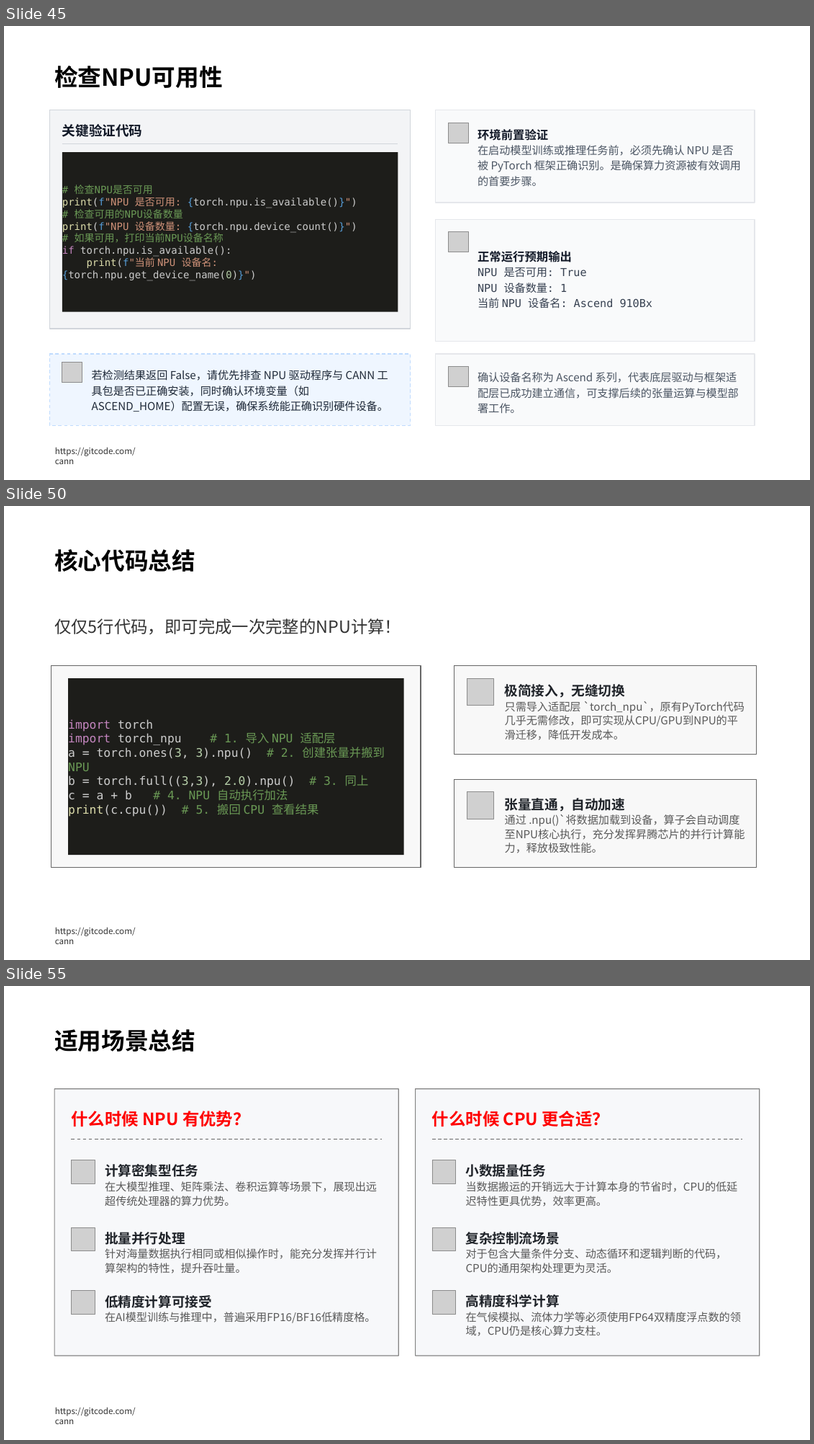
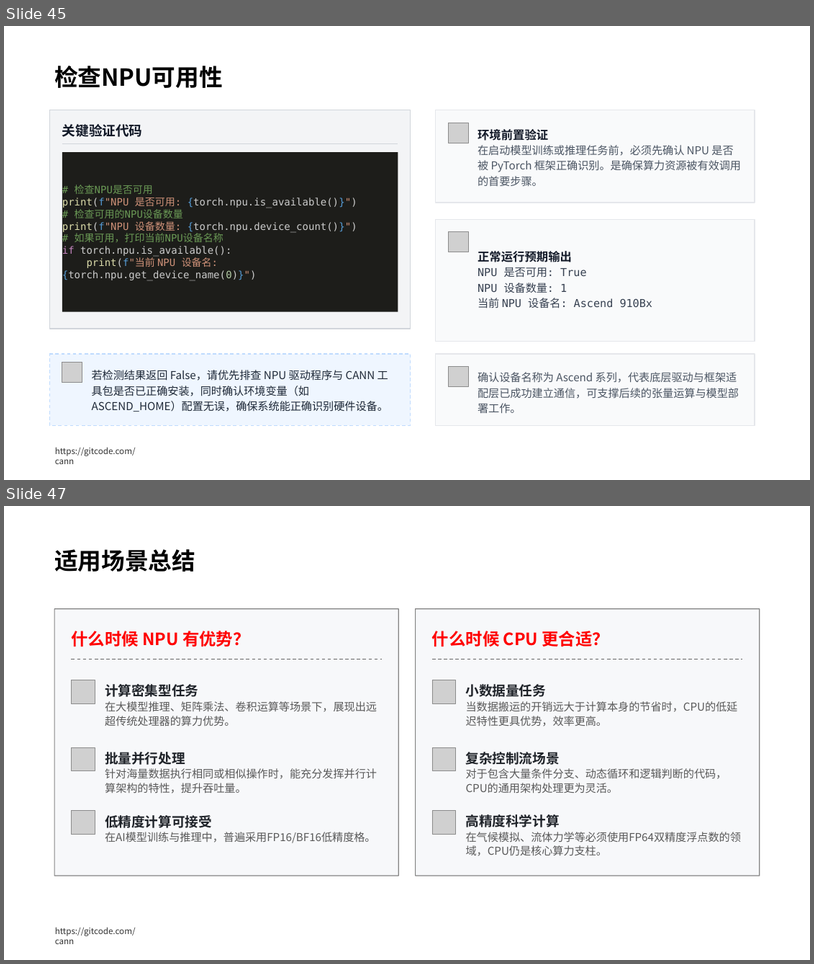
Before and after one commit to hicann/cann-learning-hub, a slide deck: quick_start/cann_basics/slides/artificial_intelligence_basics.pptx. Shown one above the other, each under a label of ours: slides 45, 50 and 55 before the commit, slides 45 and 47 after it; the slides between them are not shown. The pictures are 814x1444 and 814x964 pixels, drawn with LibreOffice and Linux fonts; fonts in the diff are those of the drawing; grey boxes stand for pictures; background and template pictures are left out. Boxes give left, top, right and bottom in pixels: in the first picture for what was removed or moved away, otherwise in the second. Text is boxed around its words. In the diff, an @@ line names an element or a change of style, - is before the commit and + after.

```diff
--- a/quick_start/cann_basics/slides/artificial_intelligence_basics.pptx
+++ b/quick_start/cann_basics/slides/artificial_intelligence_basics.pptx
@@ slide 50 removed at [4, 506, 810, 960], background #FFFFFF; not listed: 1 template element that a slide beside it also shows @@
@@ text removed at [54, 549, 196, 572] @@
-核心代码总结
@@ text removed at [54, 618, 401, 634] @@
-仅仅5行代码，即可完成一次完整的NPU计算！
@@ rounded rectangle removed at [51, 666, 420, 867] @@
@@ rectangle removed at [68, 678, 404, 854] @@
-import torch
-import torch_npu # 1. 导入 NPU 适配层
-a = torch.ones(3, 3).npu() # 2. 创建张量并搬到 NPU
-b = torch.full((3,3), 2.0).npu() # 3. 同上
-c = a + b # 4. NPU 自动执行加法
-print(c.cpu()) # 5. 搬回 CPU 查看结果
@@ rounded rectangle removed at [454, 666, 756, 754] @@
@@ picture removed at [467, 678, 494, 705] @@
@@ text removed at [505, 684, 745, 740] @@
-极简接入，无缝切换
-只需导入适配层 `torch_npu`，原有PyTorch代码几乎无需修改，即可实现从CPU/GPU到NPU的平滑迁移，降低开发成本。
@@ rounded rectangle removed at [454, 779, 756, 867] @@
@@ picture removed at [467, 791, 494, 818] @@
@@ text removed at [505, 798, 746, 853] @@
-张量直通，自动加速
-通过 .npu()`将数据加载到设备，算子会自动调度至NPU核心执行，充分发挥昇腾芯片的并行计算能力，释放极致性能。
@@ what was slide 55 is now slide 47 @@
```
Also in this commit, not shown: 7 slides changed, 1 slide added, 8 other slides removed, 6 other files.
